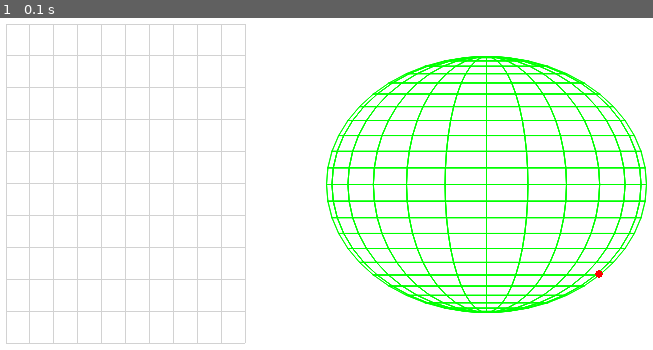
Above: before the commit, frame 1.
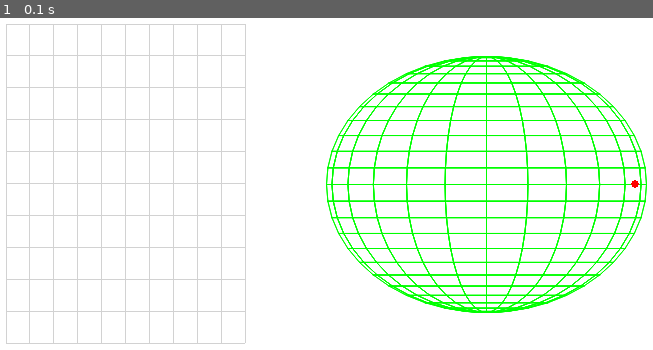
Above: after the commit, the same moment.

Repository: asafpm/PolarizationAnalyzer
Game: pygame game, started from app.py
Two runs of this game, one before a commit and one after it. Both use one fixed random seed, a clock stepped at 60 frames per second and the inputs below. The source is Python 2; it was converted automatically to run under Python 3.
Inputs:
- Up to frame 1 (0.1 s): no input

The runs differ from the first frame. In frame 1, less than 0.1% of the frame differs, in the area x 91-98%, y 48-79%.

Commit message:
Added a point for vertical linear polarisation on the sphere.

Diff:
--- a/app.py
+++ b/app.py
@@ -530,9 +530,9 @@
         self.wfv.addWireframe('target', owf, nodeColor=(200,0,200))
 
         #TODO: add target node (need Stokes parameters of target node)
-        s1 = 1
-        s2 = 0
-        s3 = 1
+        s1 = 0.93
+        s2 = -0.36
+        s3 = 0
         (x,y,z), r = (0.5,0.5, 0.5), 0.4
         l = np.sqrt(s1**2+s2**2+s3**2)
         owf.addNodes([(x + r*s1/l, y + r*s3/l, z + r*s2/l )])
